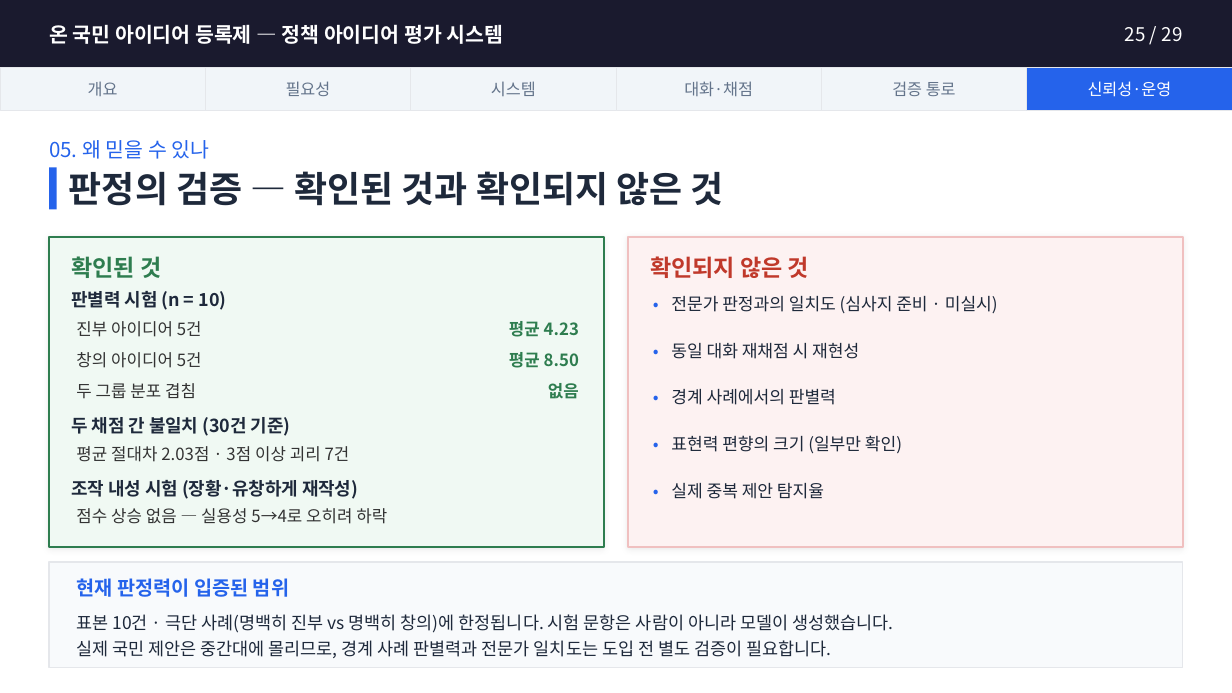
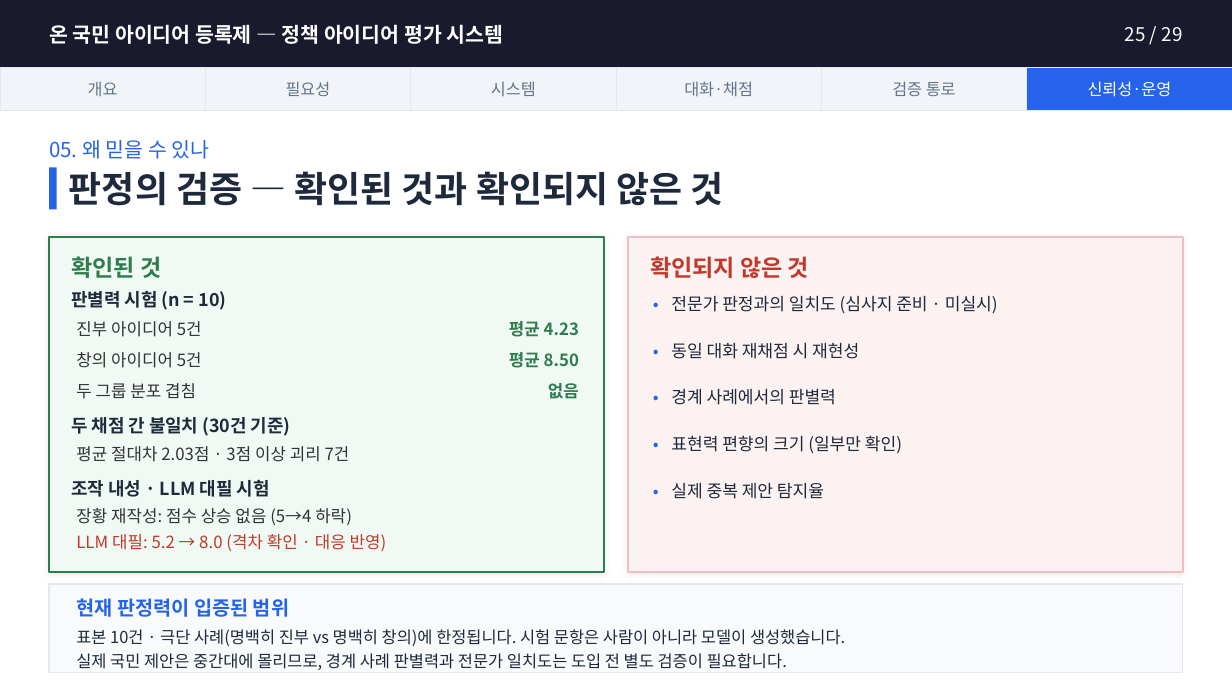
Before and after one commit to jason-j-kim/PYCON2017, a slide deck: slide 25 of docs/온국민아이디어등록제_설명자료.pptx. Drawn at 1232x693 pixels with LibreOffice and Linux fonts; fonts in the diff are those of the drawing. Boxes give left, top, right and bottom in pixels: in the first picture for what was removed or moved away, otherwise in the second. Text is boxed around its words. In the diff, an @@ line names an element or a change of style, - is before the commit and + after.

```diff
--- a/docs/온국민아이디어등록제_설명자료.pptx
+++ b/docs/온국민아이디어등록제_설명자료.pptx
@@ rectangle: place and size @@
-rectangle at [49,237,604,547]
+rectangle at [49,237,604,572]
@@ rectangle: place and size @@
-rectangle at [628,237,1183,547]
+rectangle at [628,237,1183,572]
@@ text at [71,480,270,497]: text changed @@
-조작 내성 시험 (장황·유창하게 재작성)
+조작 내성 · LLM 대필 시험
@@ text at [76,508,352,525]: text changed @@
-점수 상승 없음 — 실용성 5→4로 오히려 하락
+장황 재작성: 점수 상승 없음 (5→4 하락)
@@ text added at [76,534,387,551], 9.8 pt, text #C0392B @@
+LLM 대필: 5.2 → 8.0 (격차 확인 · 대응 반영)
@@ rectangle: place and size @@
-rectangle at [49,562,1183,668]
+rectangle at [49,584,1183,673]
@@ text "현재 판정력이 입증된 범위": place and size @@
-text "현재 판정력이 입증된 범위" at [76,578,289,597]
+text "현재 판정력이 입증된 범위" at [76,598,289,617]
@@ text "표본 10건 · 극단 사례(명백히 ...": place and size @@
-text "표본 10건 · 극단 사례(명백히 ..." at [76,614,893,658]
+text "표본 10건 · 극단 사례(명백히 ..." at [76,629,845,670]
@@ text "표본 10건 · 극단 사례(명백히 ..." at [76,629,845,670]: size 10.2 to 9.6 pt; line spacing 1.25 to 1.2 @@
```
Also in this commit, not shown: 3 other slides changed, 1 other file.
